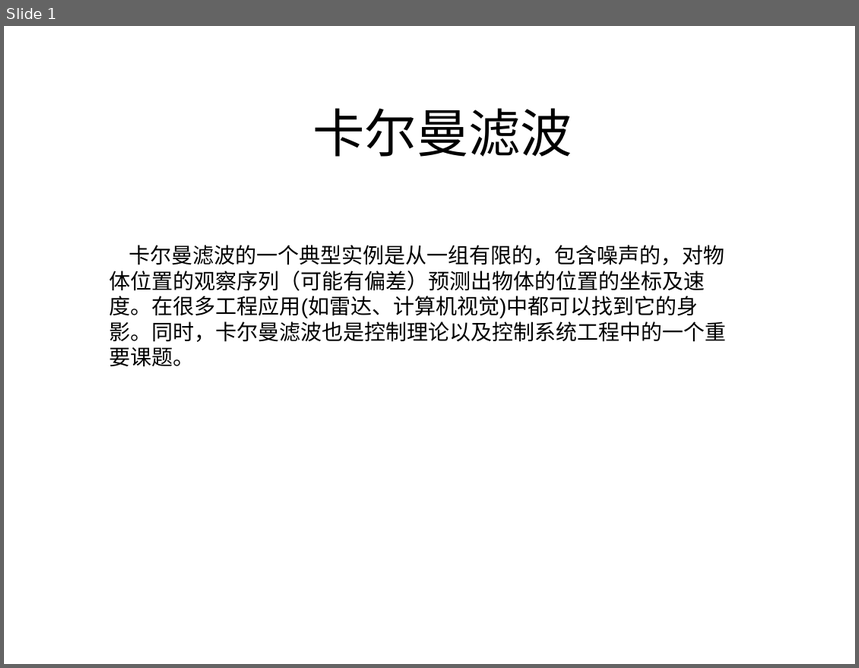
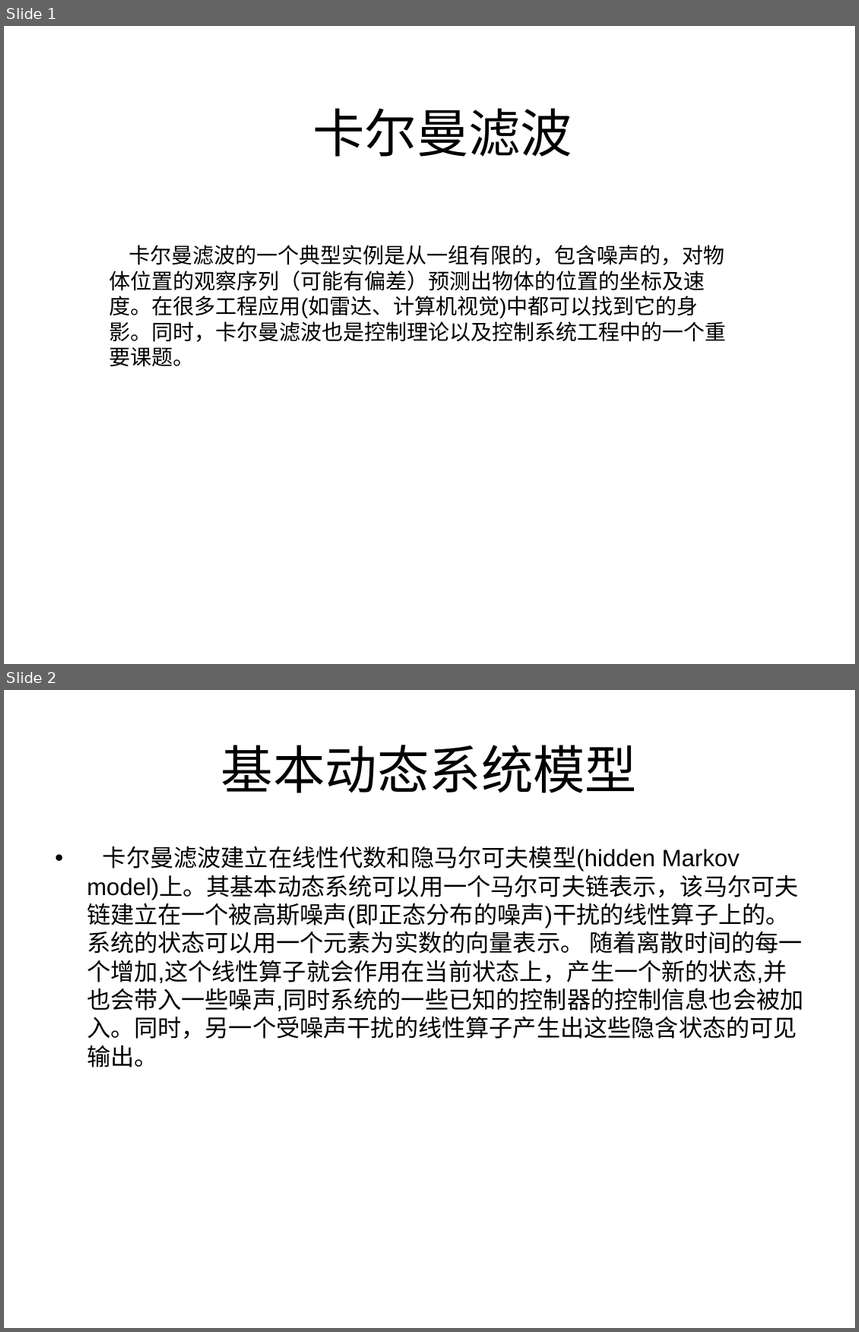
Before and after one commit to damarquezg/machine-learning, a slide deck: 卡尔曼滤波.ppt. Shown one above the other, each under a label of ours: slide 1 before the commit, slides 1 and 2 after it. The pictures are 859x668 and 859x1332 pixels, drawn with LibreOffice and Linux fonts; fonts in the diff are those of the drawing. Boxes give left, top, right and bottom in pixels: in the first picture for what was removed or moved away, otherwise in the second. Text is boxed around its words. In the diff, an @@ line names an element or a change of style, - is before the commit and + after.

Commit message:
do some change

```diff
--- a/卡尔曼滤波.ppt
+++ b/卡尔曼滤波.ppt
@@ slide 2 added at [4, 690, 855, 1328], background #FFFFFF @@
@@ title added at [221, 745, 637, 793], 44 pt, text #000000 @@
+基本动态系统模型
@@ text added at [87, 846, 804, 1068], 20 pt, text #000000 @@
+• 卡尔曼滤波建立在线性代数和隐马尔可夫模型(hidden Markov model)上。其基本动态系统可以用一个马尔可夫链表示，该马尔可夫链建立在一个被高斯噪声(即正态分布的噪声)干扰的线性算子上的。系统的状态可以用一个元素为实数的向量表示。 随着离散时间的每一个增加,这个线性算子就会作用在当前状态上，产生一个新的状态,并也会带入一些噪声,同时系统的一些已知的控制器的控制信息也会被加入。同时，另一个受噪声干扰的线性算子产生出这些隐含状态的可见输出。
```
Also in this commit, not shown: 1 slide removed.
